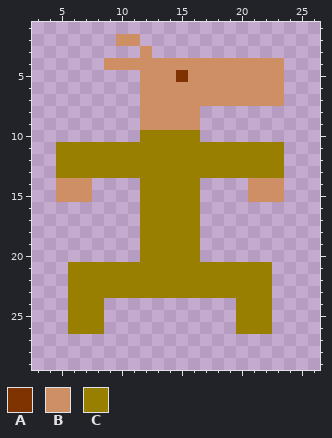
Two states of a pixel-art sprite, Assets/Sprites/Alien/alien_cleric.png. The picture above was drawn from the file before the commit.
The file is 32x32 pixels. Pixels under 10% opacity are left out. Shown: x 3..26, y 1..29.
Palette (. is transparent): A #7f3300  B #ce8f65  C #997f00
Pixels before, first column x 5:
 2 .....BB............
 3 .......B...........
 4 ....BBBBBBBBBBBBBBB
 5 .......BBBABBBBBBBB
 6 .......BBBBBBBBBBBB
 7 .......BBBBBBBBBBBB
 8 .......BBBBB.......
 9 .......BBBBB.......
10 .......CCCCC.......
11 CCCCCCCCCCCCCCCCCCC
12 CCCCCCCCCCCCCCCCCCC
13 CCCCCCCCCCCCCCCCCCC
14 BBB....CCCCC....BBB
15 BBB....CCCCC....BBB
16 .......CCCCC.......
17 .......CCCCC.......
18 .......CCCCC.......
19 .......CCCCC.......
20 .......CCCCC.......
21 .CCCCCCCCCCCCCCCCC.
22 .CCCCCCCCCCCCCCCCC.
23 .CCCCCCCCCCCCCCCCC.
24 .CCC...........CCC.
25 .CCC...........CCC.
26 .CCC...........CCC.
The result:
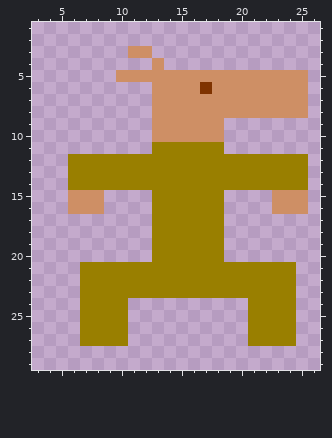
What changed:
Changed rows in their new state; - is an unchanged pixel.
first column x 5:
 2 -----..--------------
 3 ------B--------------
 4 ----....-..........--
 5 -----BB---B--------BB
 6 -------.----A------BB
 7 -------.-----------BB
 8 -------.----BBBBBBBBB
 9 -------.----BB-------
10 -------.BBBBBB-------
11 ........------.....--
12 .------------------CC
13 .------------------CC
14 .CCCCCC-----CCCCCCCCC
15 .--B---.----CC--..-BB
16 -BBB---.----CC----BBB
17 -------.----CC-------
18 -------.----CC-------
19 -------.----CC-------
20 -------.----CC-------
21 -.----------------CC-
22 -.----------------CC-
23 -.----------------CC-
24 -.--CC---------.--CC-
25 -.--CC---------.--CC-
26 -.--CC---------.--CC-
27 --CCCC----------CCCC-
Boxes around the changes in both pictures, in picture pixels (x1, y1, x2, y2):
changed: (56, 34, 308, 346)
